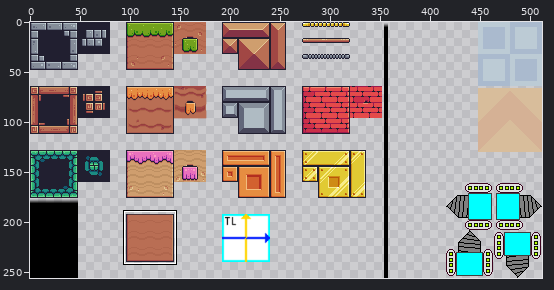
Two states of a sprite sheet, Demos/Deeper/Assets/Atlas.png. The first picture is a wide view before the edit; the outline marks the close-up.
Close-up. Before the edit:
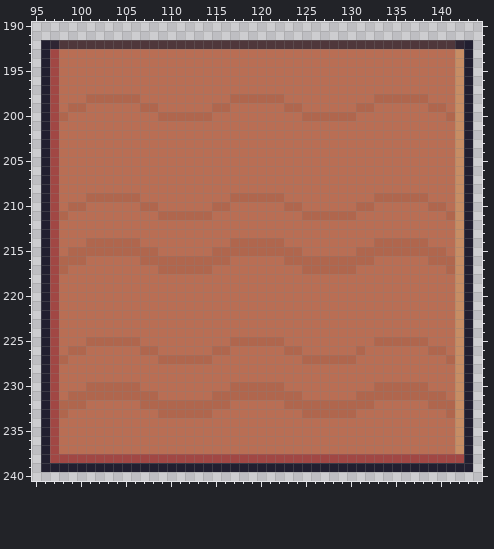
The file is 512x256 pixels. Pixels under 10% opacity are left out. Colours within 5 levels of each other are drawn and written as one. Shown: x 95..144, y 190..240. The commit also changed other parts of the picture, which this record leaves out.
And afterwards:
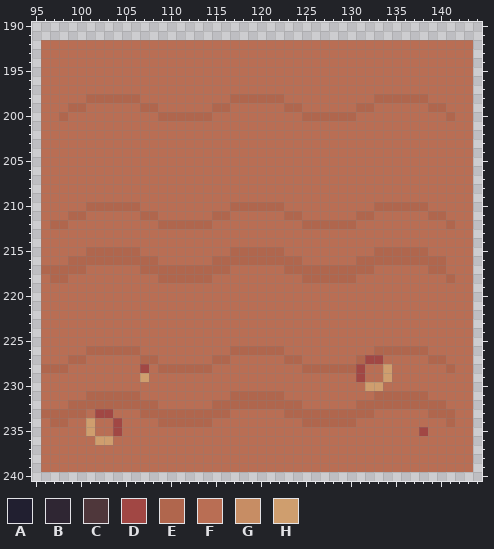
Palette (. is transparent): A #211f30  B #2f2633  C #4f373b  D #a14744  E #b0664d  F #b96e54  G #c78d64  H #cf9e6e
Edits made:
y 192: x 96..143 ABCCCCCCCCCCCCCCCCCCCCCCCCCCCCCCCCCCCCCCCCCCCCBA -> FFFFFFFFFFFFFFFFFFFFFFFFFFFFFFFFFFFFFFFFFFFFFFFF
y 193..208: x 96..97 AD -> FF; x 142..143 GA -> FF
y 209: x 96..97 AD -> FF; x 101..106 EEEEEE -> FFFFFF; x 117..122 EEEEEE -> FFFFFF; x 133..138 EEEEEE -> FFFFFF; x 142..143 GA -> FF
y 210: x 96..97 AD -> FF; x 99..108 EEFFFFFFEE -> FFEEEEEEFF; x 115..124 EEFFFFFFEE -> FFEEEEEEFF; x 131..140 EEFFFFFFEE -> FFEEEEEEFF; x 142..143 GA -> FF
y 211: x 96..100 ADEFF -> FFFEE; x 107..116 FFEEEEEEFF -> EEFFFFFFEE; x 123..132 FFEEEEEEFF -> EEFFFFFFEE; x 139..143 FFEGA -> EEFFF
y 212: x 96..98 ADF -> FEE; x 109..114 FFFFFF -> EEEEEE; x 125..130 FFFFFF -> EEEEEE; x 141..143 FGA -> EFF
y 213: x 96..97 AD -> FF; x 142..143 GA -> FF
y 214: x 96..97 AD -> FF; x 101..106 EEEEEE -> FFFFFF; x 117..122 EEEEEE -> FFFFFF; x 133..138 EEEEEE -> FFFFFF; x 142..143 GA -> FF
y 215: x 96..97 AD -> FF; x 99..100 EE -> FF; x 107..108 EE -> FF; x 115..116 EE -> FF; x 123..124 EE -> FF; x 131..132 EE -> FF; x 139..140 EE -> FF; x 142..143 GA -> FF
y 216: x 96..98 ADE -> FFF; x 101..106 FFFFFF -> EEEEEE; x 109..114 EEEEEE -> FFFFFF; x 117..122 FFFFFF -> EEEEEE; x 125..130 EEEEEE -> FFFFFF; x 133..138 FFFFFF -> EEEEEE; x 141..143 EGA -> FFF
y 217: x 96..97 AD -> EE; x 99..100 FF -> EE; x 107..108 FF -> EE; x 115..116 FF -> EE; x 123..124 FF -> EE; x 131..132 FF -> EE; x 139..143 FFEGA -> EEFFF
y 218: x 96..98 ADF -> FEE; x 109..114 FFFFFF -> EEEEEE; x 125..130 FFFFFF -> EEEEEE; x 141..143 FGA -> EFF
y 219..224: x 96..97 AD -> FF; x 142..143 GA -> FF
y 225: x 96..97 AD -> FF; x 101..106 EEEEEE -> FFFFFF; x 117..122 EEEEEE -> FFFFFF; x 133..138 EEEEEE -> FFFFFF; x 142..143 GA -> FF
y 226: x 96..97 AD -> FF; x 99..108 EEFFFFFFEE -> FFEEEEEEFF; x 115..124 EEFFFFFFEE -> FFEEEEEEFF; x 131 E -> F; x 133..140 FFFFFFEE -> EEEEEEFF; x 142..143 GA -> FF
y 227: x 96..100 ADEFF -> FFFEE; x 107..116 FFEEEEEEFF -> EEFFFFFFEE; x 123..133 FFEEEEEEFFF -> EEFFFFFFEDD; x 139..143 FFEGA -> EEFFF
y 228: x 96..98 ADF -> EEE; x 107 F -> D; x 109..114 FFFFFF -> EEEEEE; x 125..131 FFFFFFF -> EEEEEED; x 134 F -> H; x 141..143 FGA -> EFF
y 229: x 96..97 AD -> FF; x 107 F -> H; x 131 F -> D; x 134 F -> H; x 142..143 GA -> FF
y 230: x 96..97 AD -> FF; x 101..106 EEEEEE -> FFFFFF; x 117..122 EEEEEE -> FFFFFF; x 132..138 FEEEEEE -> HHFFFFF; x 142..143 GA -> FF
y 231: x 96..97 AD -> FF; x 99..100 EE -> FF; x 107..108 EE -> FF; x 115..116 EE -> FF; x 123..124 EE -> FF; x 131..132 EE -> FF; x 139..140 EE -> FF; x 142..143 GA -> FF
y 232: x 96..98 ADE -> FFF; x 101..106 FFFFFF -> EEEEEE; x 109..114 EEEEEE -> FFFFFF; x 117..122 FFFFFF -> EEEEEE; x 125..130 EEEEEE -> FFFFFF; x 133..138 FFFFFF -> EEEEEE; x 141..143 EGA -> FFF
y 233: x 96..97 AD -> EE; x 99..100 FF -> EE; x 102..103 FF -> DD; x 107..108 FF -> EE; x 115..116 FF -> EE; x 123..124 FF -> EE; x 131..132 FF -> EE; x 139..140 FF -> EE; x 142..143 GA -> FF
y 234: x 96..98 ADF -> FEE; x 101 F -> H; x 104 F -> D; x 109..114 FFFFFF -> EEEEEE; x 125..130 FFFFFF -> EEEEEE; x 141..143 FGA -> EFF
y 235: x 96..97 AD -> FF; x 101 F -> H; x 104 F -> D; x 138 F -> D; x 142..143 GA -> FF
y 236: x 96..97 AD -> FF; x 102..103 FF -> HH; x 142..143 GA -> FF
y 237: x 96..97 AD -> FF; x 142..143 GA -> FF
y 238: x 96..143 ADDDDDDDDDDDDDDDDDDDDDDDDDDDDDDDDDDDDDDDDDDDDDDA -> FFFFFFFFFFFFFFFFFFFFFFFFFFFFFFFFFFFFFFFFFFFFFFFF
y 239: x 96..143 AAAAAAAAAAAAAAAAAAAAAAAAAAAAAAAAAAAAAAAAAAAAAAAA -> FFFFFFFFFFFFFFFFFFFFFFFFFFFFFFFFFFFFFFFFFFFFFFFF
Where, in picture pixels (left, top, right, bottom), the same in both close-ups:
changed: (41, 40, 473, 472)
